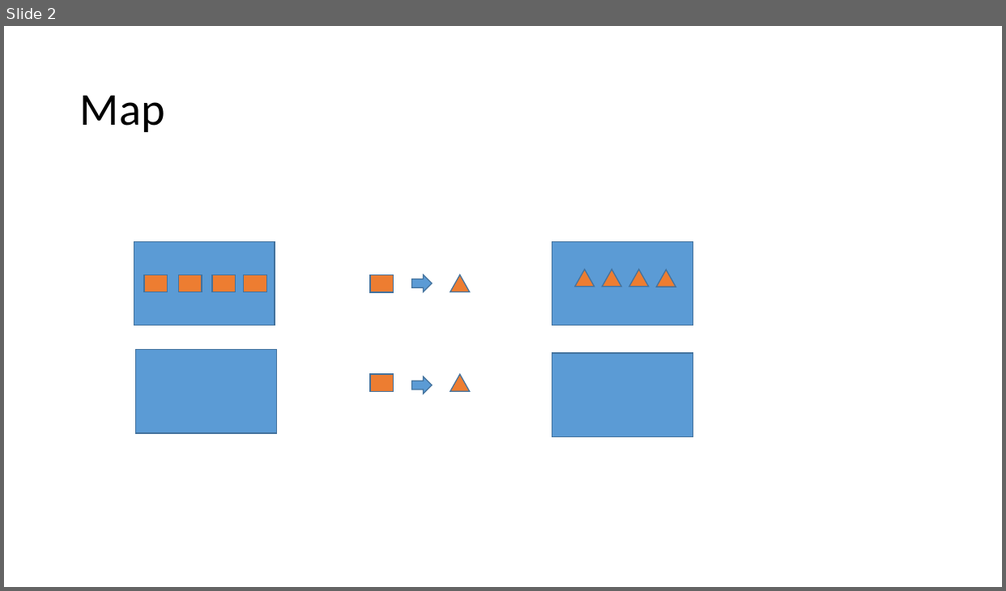
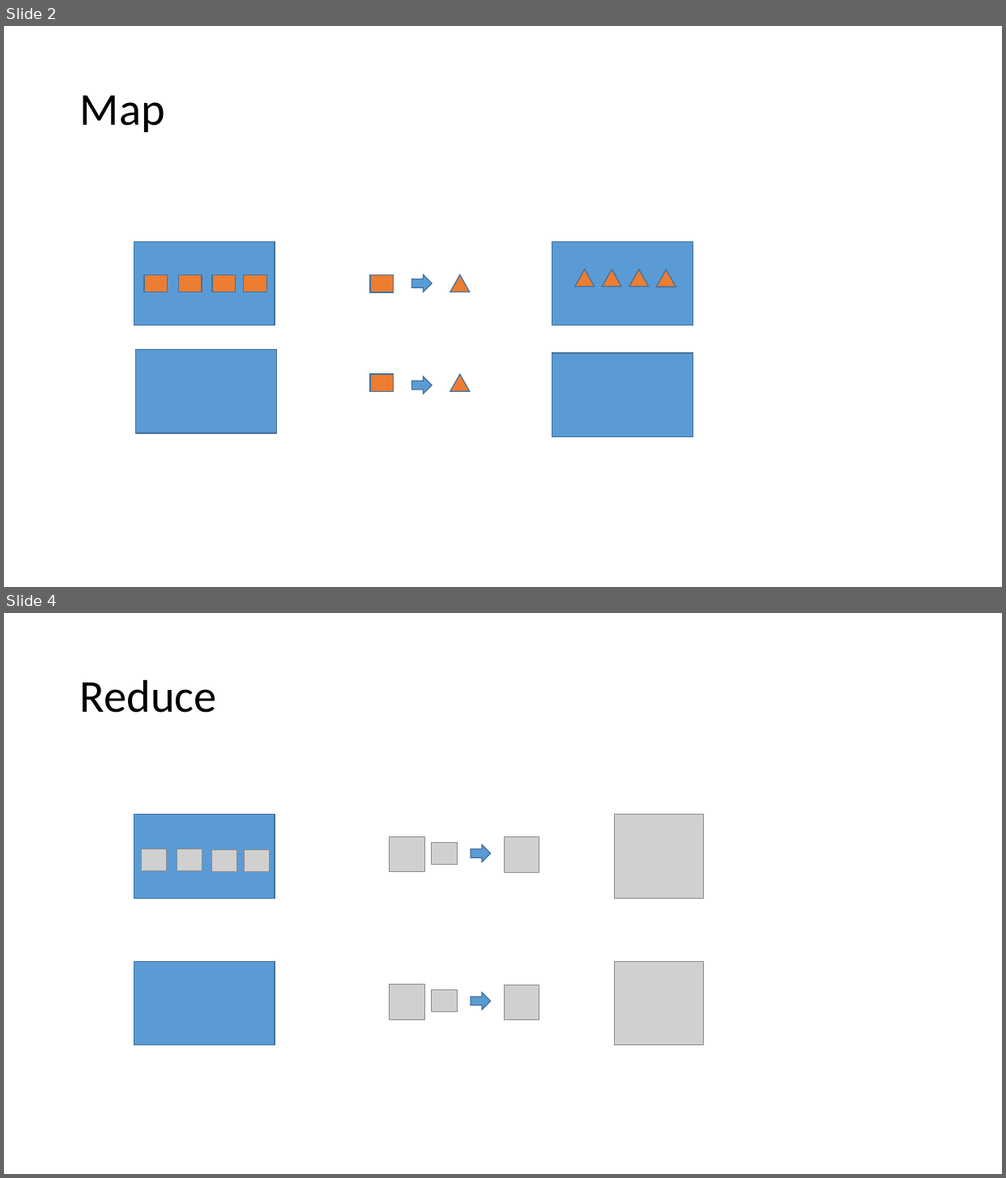
Before and after one commit to morotsman/lecture_functional_programming, a slide deck: lodash/List.pptx. Shown one above the other, each under a label of ours: slide 2 before the commit, slides 2 and 4 after it; the slides between them are not shown. The pictures are 1006x591 and 1006x1178 pixels, drawn with LibreOffice and Linux fonts; fonts in the diff are those of the drawing; grey boxes stand for pictures; background and template pictures are left out. Boxes give left, top, right and bottom in pixels: in the first picture for what was removed or moved away, otherwise in the second. Text is boxed around its words. In the diff, an @@ line names an element or a change of style, - is before the commit and + after.

```diff
--- a/lodash/List.pptx
+++ b/lodash/List.pptx
@@ slide 4 added at (4,613,1002,1174), background #FFFFFF @@
@@ title added at (80,679,217,713), 44 pt, text #000000 @@
+Reduce
@@ rectangle added at (134,815,275,898), fill #5B9BD5, outline #43739E 1 pt @@
@@ picture added at (614,815,704,898) @@
@@ picture added at (141,849,167,871) @@
@@ picture added at (177,849,202,871) @@
@@ picture added at (212,850,237,872) @@
@@ picture added at (244,850,269,872) @@
@@ picture added at (390,837,424,872) @@
@@ picture added at (432,843,457,865) @@
@@ right arrow added at (471,845,491,862), fill #5B9BD5, outline #43739E 1 pt @@
@@ picture added at (504,837,539,873) @@
@@ rectangle added at (134,962,275,1046), fill #5B9BD5, outline #43739E 1 pt @@
@@ picture added at (614,962,704,1046) @@
@@ picture added at (390,985,424,1020) @@
@@ picture added at (432,990,457,1013) @@
@@ right arrow added at (471,993,491,1010), fill #5B9BD5, outline #43739E 1 pt @@
@@ picture added at (504,985,539,1020) @@
```
Also in this commit, not shown: 1 slide changed, 5 other slides added.
